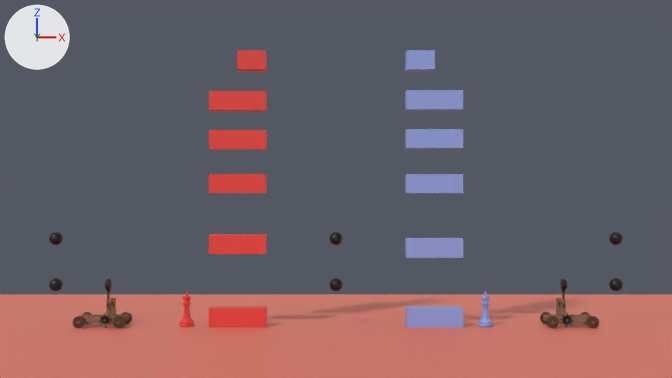
What one commit did to the Blender file blender/level2.blend.
The view is the same before and after, from the file's camera 'Camera'. The lights are fixed; the arrows at upper left show +X, +Y and +Z. The older version comes first. Objects named as collision shapes, trigger or cutter boxes, shadow casters or lower levels of detail are left out.

The first picture shows 'Plane-ColVis', 'blockL-ColVis.003', 'blockL-ColVis.006', 'blockL-ColVis.009', 'blockL-ColVis.010', 'blockL-ColVis.011', 'blockR-ColVis', 'blockR-ColVis.002', 'blockR-ColVis.003', 'blockR-ColVis.006', 'blockR-ColVis.007', 'blockR-ColVis.008', 'blockR-ColVis.009', 'blockR-ColVis.010', 'trebuche-right-body-Visual', 'trebuche-right-body-Visual.001' and 19 more.
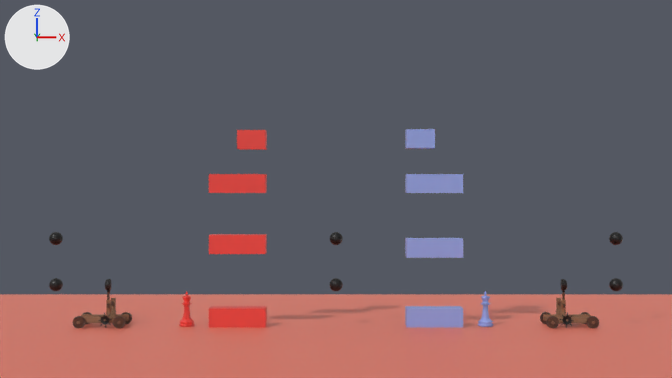
Changed parts and their boxes [x1, y1, x2, y2] in the pictures (672 x 378 px):
'blockL-ColVis.009', deleted (red): before [237, 50, 267, 72]
'blockR-ColVis.008', deleted (blue): before [405, 50, 435, 72]
'blockR-ColVis.010', deleted (blue): before [405, 90, 435, 111]
'blockL-ColVis.011', deleted (red): before [237, 91, 267, 111]
'blockR-ColVis.009', deleted (blue): before [433, 90, 463, 111]
'blockL-ColVis.003', deleted (red): before [209, 130, 239, 150]
'blockR-ColVis.003', deleted (blue): before [434, 129, 463, 149]
'blockL-ColVis.010', deleted (red): before [209, 91, 238, 111]

Edits to the bpy script that builds the scene:
```text
Remove ob_blockl_colvis_003:
    ob_blockl_colvis_003 = bpy.data.objects.new('blockL-ColVis.003', me_cube_015)
    ob_blockl_colvis_003.location = (-12.0, 0.0, 19.96)
Remove ob_blockr_colvis_003:
    ob_blockr_colvis_003 = bpy.data.objects.new('blockR-ColVis.003', me_cube_019)
    ob_blockr_colvis_003.location = (12.0, 0.0, 20.04)
Remove ob_blockl_colvis_009:
    ob_blockl_colvis_009 = bpy.data.objects.new('blockL-ColVis.009', me_cube_026)
    ob_blockl_colvis_009.location = (-9.0, 0.0, 28.4)
Remove ob_blockr_colvis_008:
    ob_blockr_colvis_008 = bpy.data.objects.new('blockR-ColVis.008', me_cube_027)
    ob_blockr_colvis_008.location = (9.0, 0.0, 28.4)
Remove ob_blockl_colvis_010:
    ob_blockl_colvis_010 = bpy.data.objects.new('blockL-ColVis.010', me_cube_028)
    ob_blockl_colvis_010.location = (-12.0, 0.0, 24.09)
Remove ob_blockr_colvis_009:
    ob_blockr_colvis_009 = bpy.data.objects.new('blockR-ColVis.009', me_cube_029)
    ob_blockr_colvis_009.location = (12.0, 0.0, 24.17)
Remove ob_blockr_colvis_010:
    ob_blockr_colvis_010 = bpy.data.objects.new('blockR-ColVis.010', me_cube_030)
    ob_blockr_colvis_010.location = (9.0, 0.0, 24.17)
Remove ob_blockl_colvis_011:
    ob_blockl_colvis_011 = bpy.data.objects.new('blockL-ColVis.011', me_cube_031)
    ob_blockl_colvis_011.location = (-9.0, 0.0, 24.09)
```
